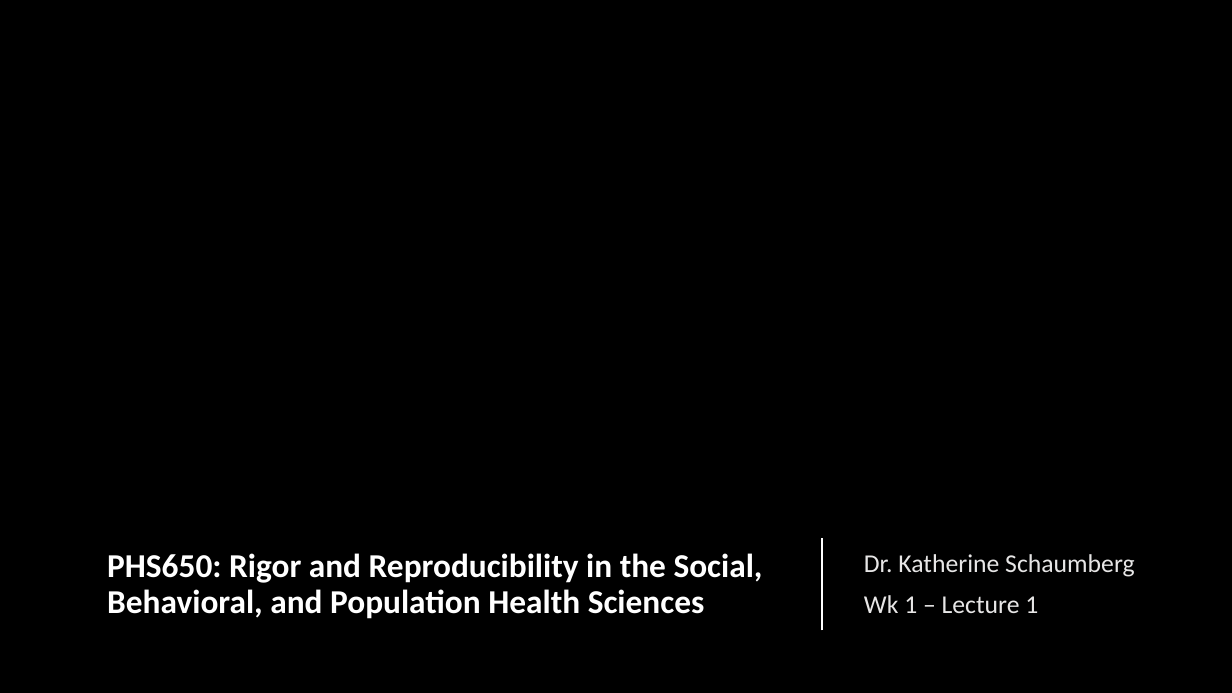
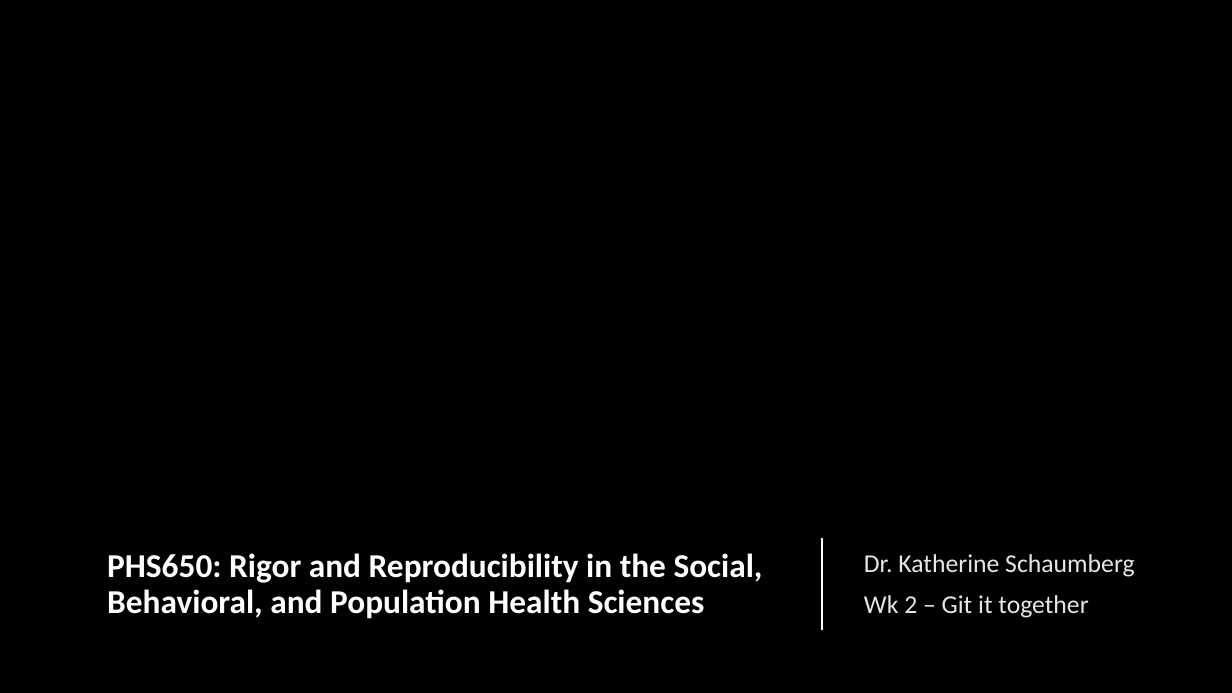
Before and after one commit to PHS650/lecture-materials, a slide deck: slide 1 of 2.1 - Git it Together.pptx. Drawn at 1232x693 pixels with LibreOffice and Linux fonts; fonts in the diff are those of the drawing; background and template pictures are left out. Boxes give left, top, right and bottom in pixels: in the first picture for what was removed or moved away, otherwise in the second. Text is boxed around its words. In the diff, an @@ line names an element or a change of style, - is before the commit and + after.

Commit message:
update git pptx

```diff
--- a/2.1 - Git it Together.pptx
+++ b/2.1 - Git it Together.pptx
@@ subtitle at <box>864,595,1088,618</box>: text changed @@
-Wk 1 – Lecture 1
+Wk 2 – Git it together
```
